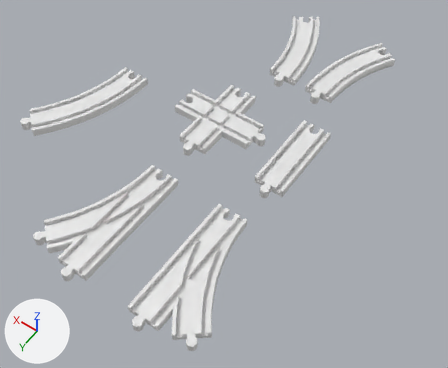
Two versions of the Blender file scenes/rooms/meshes/props/train_track_straight.blend, one commit apart.
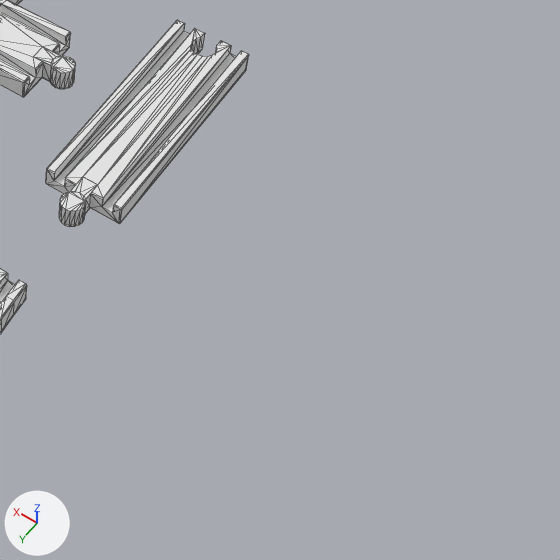
There are two pictures of each version: one whole from a 50 mm camera at (-3.86, 8.0, 10.25) aimed at (1.04, 1.14, -0.53), one close up on the part from 53% to 100% of the width and 31% to 88% of the height. Lighting does not change. The marker at lower left points along +X, +Y and +Z. The close-ups show mesh edges as thin lines.

In view in the first close-up: 'Branch Left Final', 'Cross Track. Final', 'Straight Track Final'.
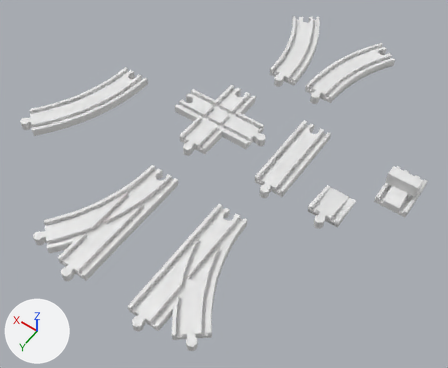
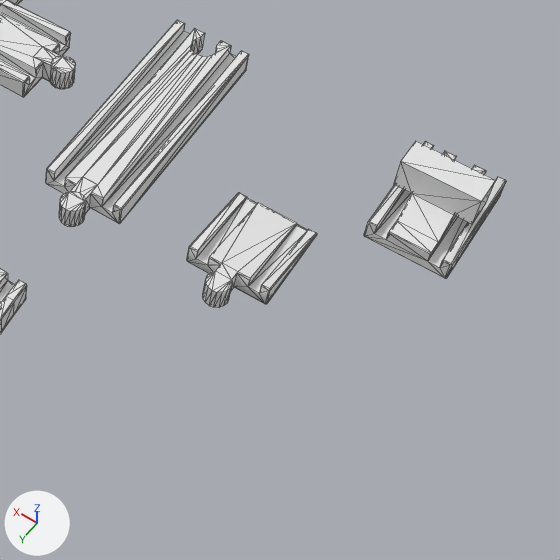
Commit message: Add more track parts

What changed in the scene script:
```text
Add me_cube_022:
    me_cube_022.from_pydata(...)  # 103 vertices, 202 faces; spans x -0.351..0.349, y -0.36..0.636, z -0.124..0.496
    me_cube_022.polygons.foreach_set('use_smooth', [True] * 202)
    me_cube_022.materials.append(mat_material)  # white #e7e7e7
Add me_cube_021:
    me_cube_021.from_pydata(...)  # 79 vertices, 154 faces; spans x -0.346..0.354, y -0.688..0.364, z -0.092..0.108
    me_cube_021.polygons.foreach_set('use_smooth', [True] * 154)
    me_cube_021.materials.append(mat_material)  # white #e7e7e7
Add ob_straight_stop_final:
    ob_straight_stop_final = bpy.data.objects.new('Straight Stop Final', me_cube_022)
    ob_straight_stop_final.location = (-2.301, -0.64, 0.024)
Add ob_straight_track_ramp_final:
    ob_straight_track_ramp_final = bpy.data.objects.new('Straight Track Ramp Final', me_cube_021)
    ob_straight_track_ramp_final.location = (-1.307, 0.886, -0.008)
```

Location of each change, (x1, y1, x2, y2) in pixels of the close-ups (560 x 560 px):
'Straight Stop Final', added: after (364, 141, 506, 278)
'Straight Track Ramp Final', added: after (187, 193, 317, 307)
